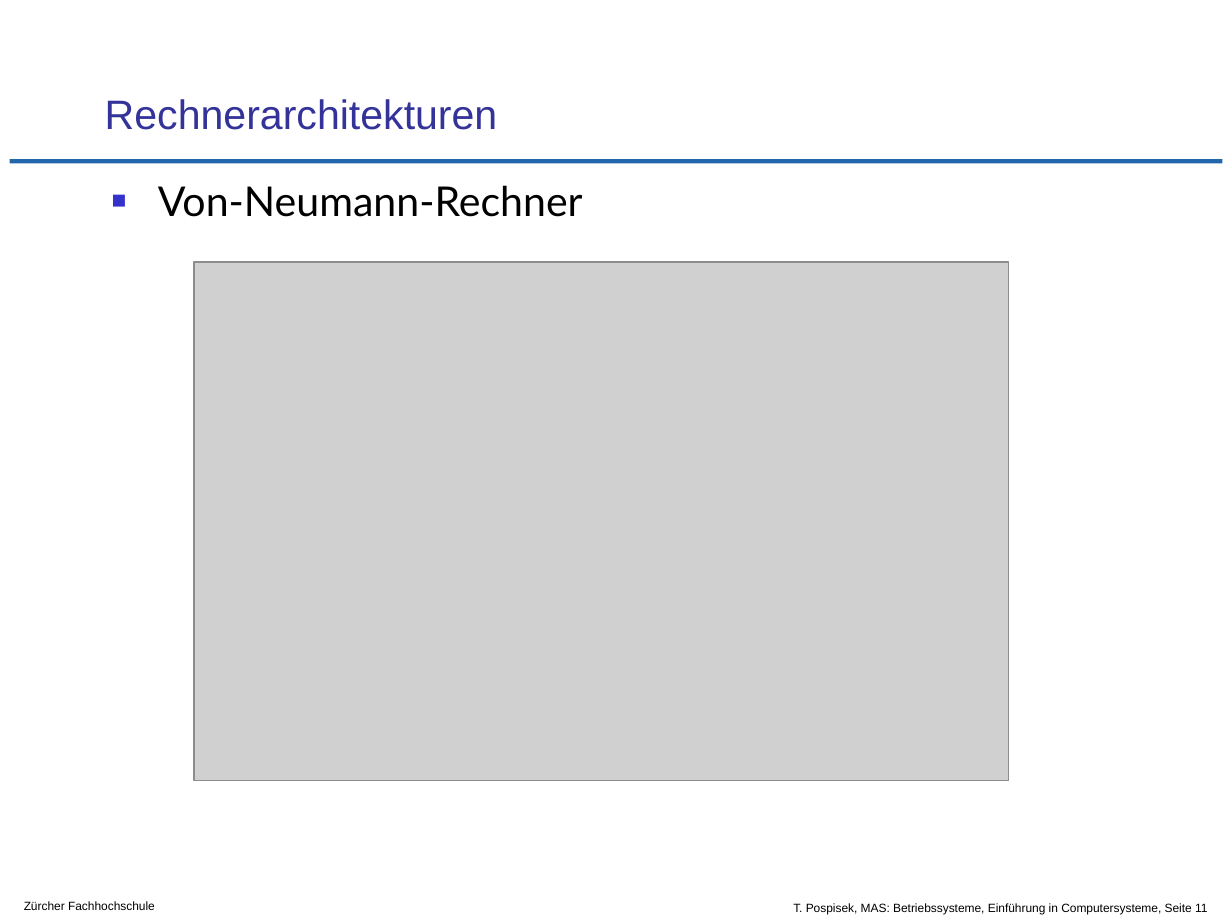
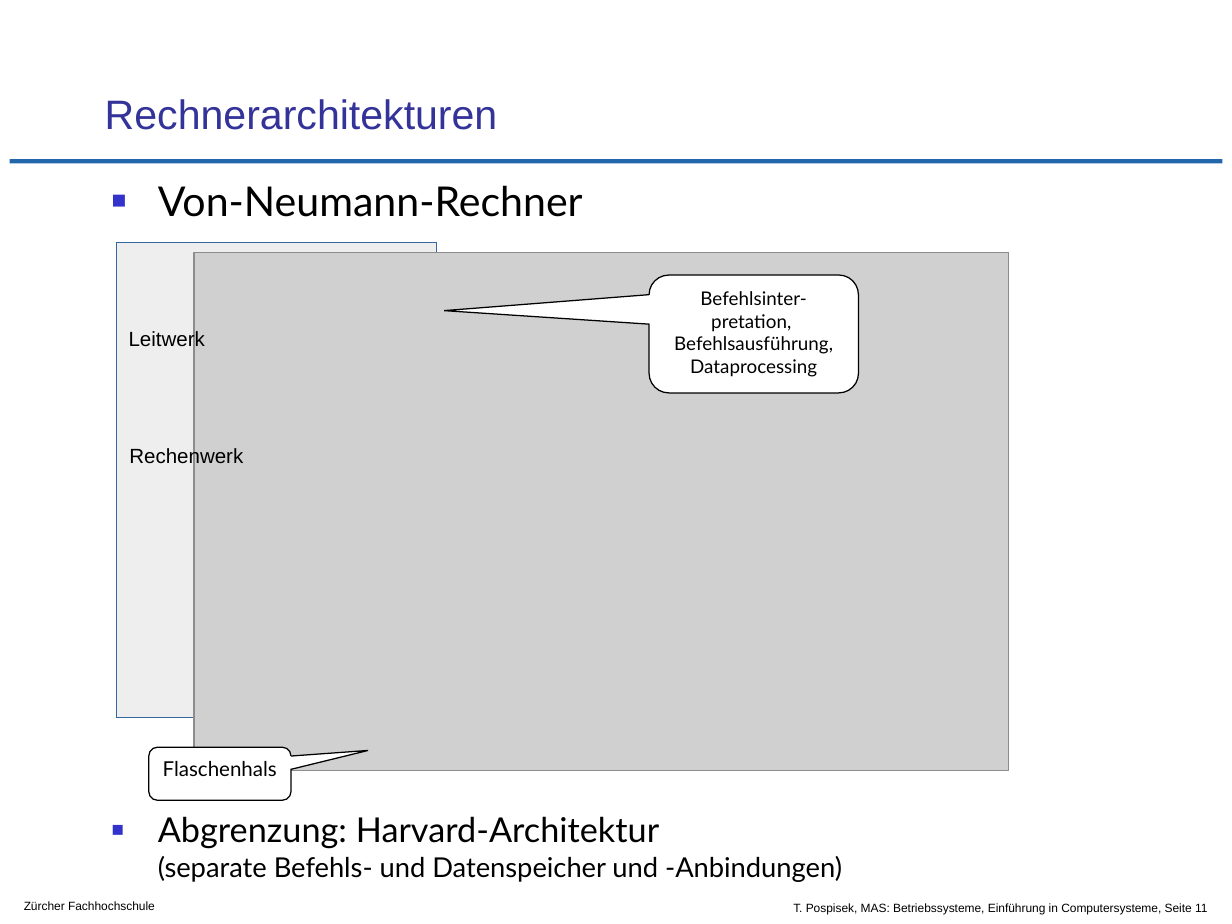
Before and after one commit to tpo/betriebssysteme, a slide deck: slide 11 of 01-1_Einführung_in_Computersysteme.odp. Drawn at 1232x924 pixels with LibreOffice and Linux fonts; fonts in the diff are those of the drawing; grey boxes stand for pictures; background and template pictures are left out. Boxes give left, top, right and bottom in pixels: in the first picture for what was removed or moved away, otherwise in the second. Text is boxed around its words. In the diff, an @@ line names an element or a change of style, - is before the commit and + after.

```diff
--- a/01-1_Einführung_in_Computersysteme.odp
+++ b/01-1_Einführung_in_Computersysteme.odp
@@ picture: place and size @@
-picture at [193, 262, 1008, 781]
+picture at [193, 253, 1008, 771]
@@ group added at [116, 243, 859, 800]: 2 texts, 2 rounded speech boxes, 1 rectangle @@
+Leitwerk
+Rechenwerk
+Flaschenhals
+Befehlsinter-
+pretation,
+Befehlsausführung,
+Dataprocessing
@@ text at [158, 816, 842, 882]: paragraph added @@
+■ Abgrenzung: Harvard-Architektur
+  (separate Befehls- und Datenspeicher und -Anbindungen)
```
Also in this commit, not shown: 4 other slides changed, 2 slides removed.
